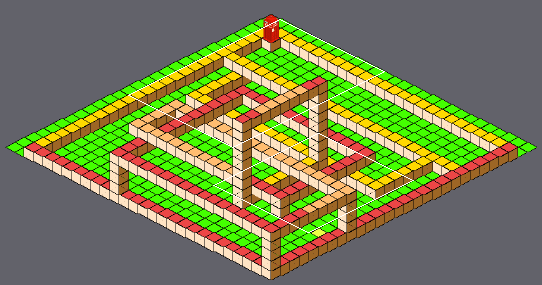
A Tiled map (JSON) gets an edit: res/maps/level3.json. Above: a wide view before the commit, with the close-up outlined.
Close-up. Before the commit:
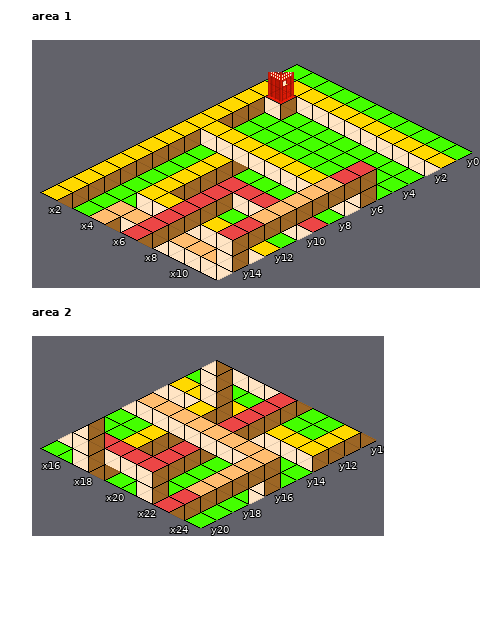
Cells are 32x16 px. Isometric: x runs down to the right, y down to the left. Shown: area 1 x 1..11, y 0..15; area 2 x 15..24, y 10..20.
New version:
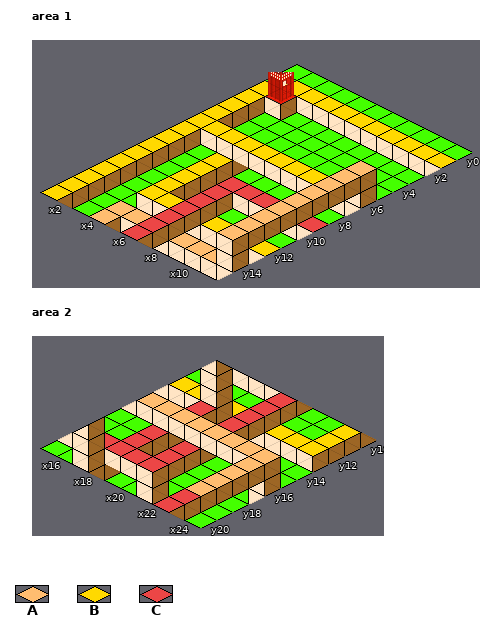
Key: from "tileset": A 0, B 19, C 33.
_ is an empty cell.
Difference:
{"where": "layer \"Tile Layer 4\", area 1"}
{"y":4,"x":9,"old":"C","new":"A"}
{"y":5,"x":9,"old":"C","new":"A"}
{"y":11,"x":9,"old":"C","new":"A"}
{"y":12,"x":9,"old":"C","new":"A"}
{"where": "layer \"Tile Layer 7\", area 2"}
{"y":13,"x":17,"old":"B","new":"C"}
{"y":14,"x":17,"old":"B","new":"C"}
{"y":15,"x":17,"old":"B","new":"C"}
{"y":16,"x":17,"old":"B","new":"C"}
{"y":17,"x":17,"old":"B","new":"C"}
{"y":18,"x":17,"old":"B","new":"C"}
